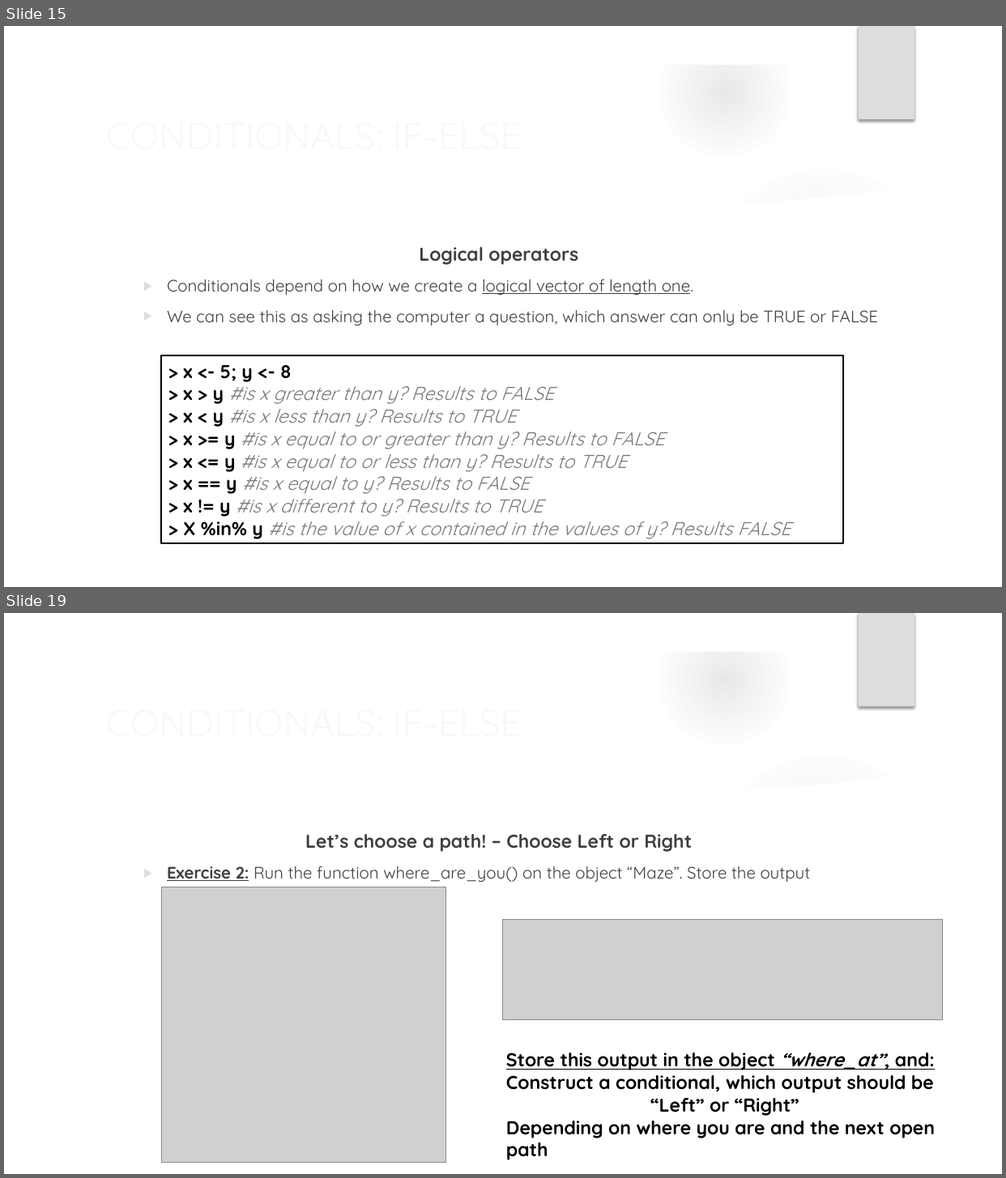
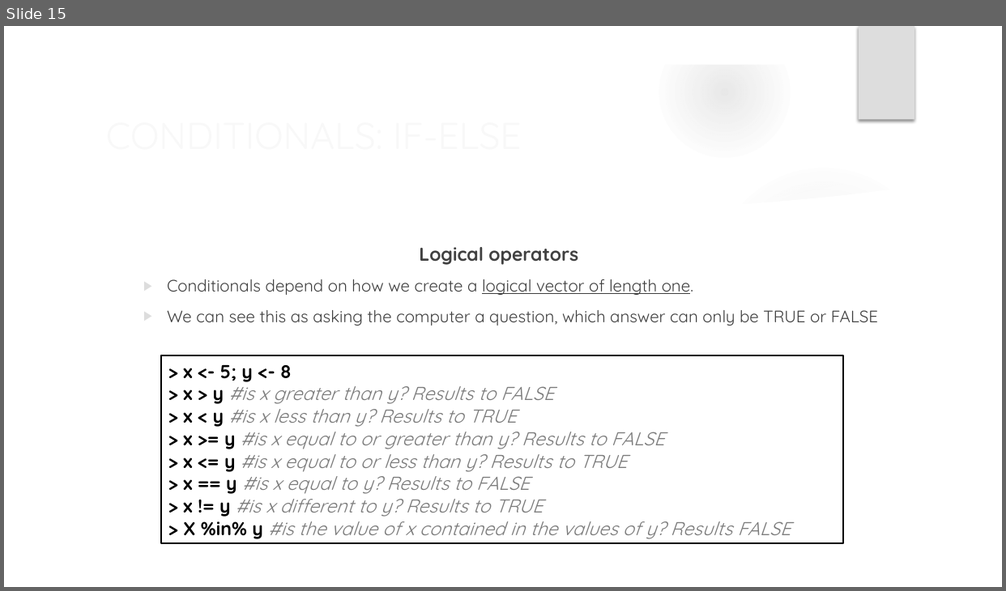
Before and after one commit to ComputerScienceinModernBiology/2021_Loops_and_Functions, a slide deck: LOOPS AND FUNCTIONS IN R.pptx. Shown one above the other, each under a label of ours: slides 15 and 19 before the commit, slide 15 after it; the slides between them are not shown. The pictures are 1006x1178 and 1006x591 pixels, drawn with LibreOffice and Linux fonts; fonts in the diff are those of the drawing; grey boxes stand for pictures; background and template pictures are left out. Boxes give left, top, right and bottom in pixels: in the first picture for what was removed or moved away, otherwise in the second. Text is boxed around its words. In the diff, an @@ line names an element or a change of style, - is before the commit and + after.

```diff
--- a/LOOPS AND FUNCTIONS IN R.pptx
+++ b/LOOPS AND FUNCTIONS IN R.pptx
@@ slide 19 removed at [4, 613, 1002, 1174], background picture (left out); not listed: 9 template elements that a slide beside it also shows @@
@@ title removed at [98, 692, 816, 750] @@
-CONDITIONALS: IF-ELSE
@@ text removed at [167, 834, 811, 882] @@
-Let’s choose a path! – Choose Left or Right
-  ▶ Exercise 2: Run the function where_are_you() on the object “Maze”. Store the output
@@ picture removed at [162, 887, 446, 1163] @@
@@ picture removed at [503, 919, 943, 1020] @@
@@ text removed at [506, 1053, 935, 1161] @@
-Store this output in the object “where_at”, and:
-Construct a conditional, which output should be
-“Left” or “Right”
-Depending on where you are and the next open path
```
Also in this commit, not shown: 3 slides changed, 1 slide added, 15 other slides removed, 13 other files.
